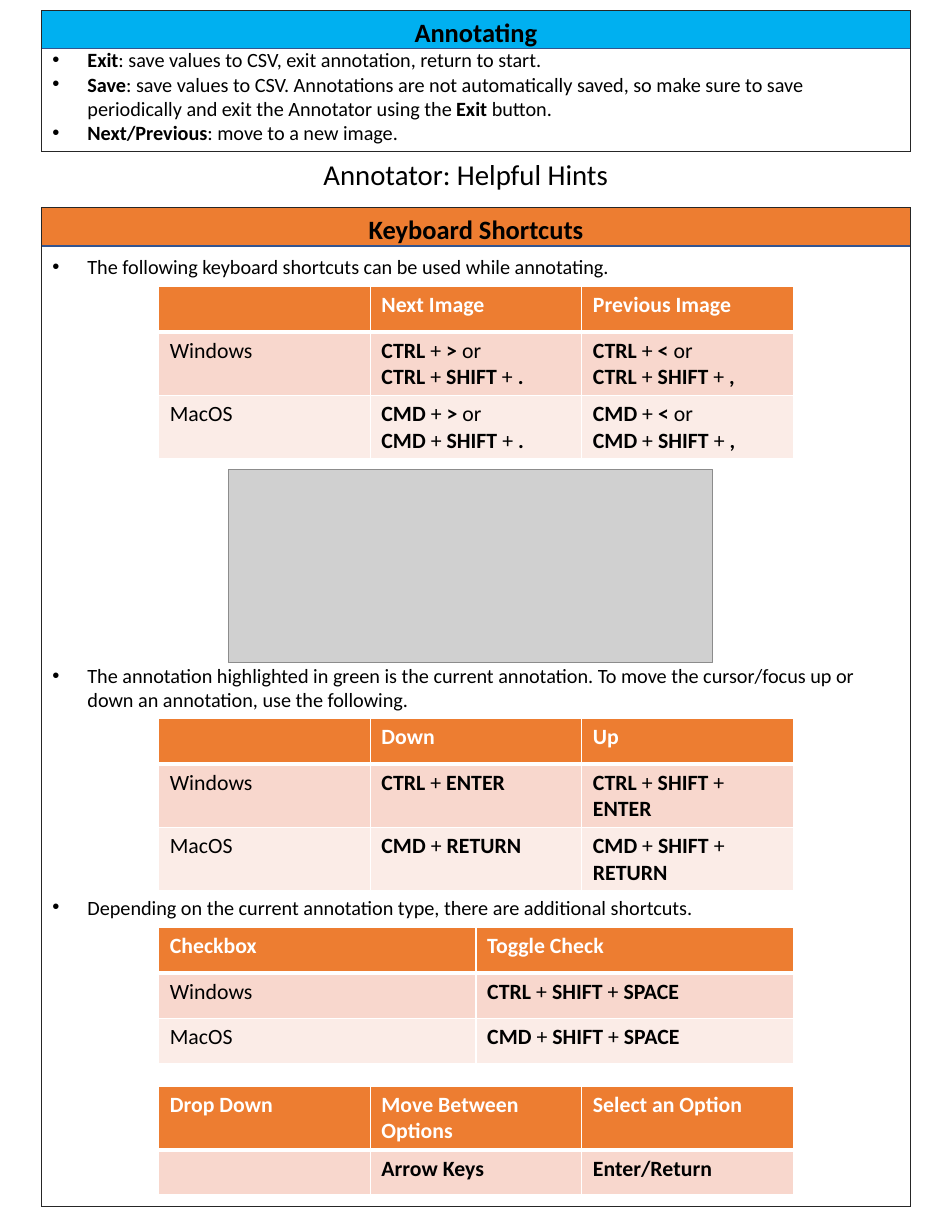
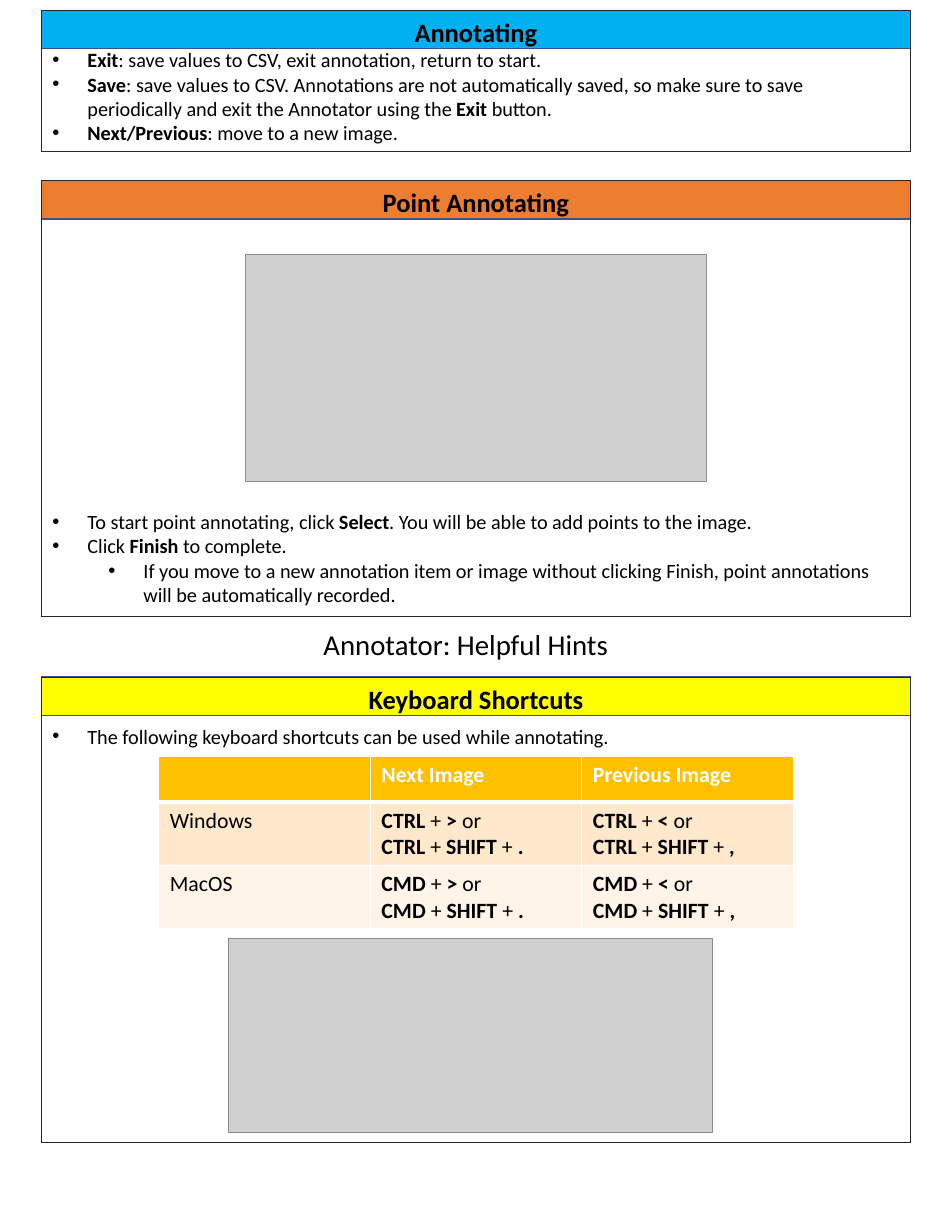
Before and after one commit to aics-int/napari-allencell-annotator, a slide deck: slide 4 of napari_allencell_annotator/assets/AnnotatorInstructions.pptx. Drawn at 952x1232 pixels with LibreOffice and Linux fonts; fonts in the diff are those of the drawing; grey boxes stand for pictures; background and template pictures are left out. Boxes give left, top, right and bottom in pixels: in the first picture for what was removed or moved away, otherwise in the second. Text is boxed around its words. In the diff, an @@ line names an element or a change of style, - is before the commit and + after.

```diff
--- a/napari_allencell_annotator/assets/AnnotatorInstructions.pptx
+++ b/napari_allencell_annotator/assets/AnnotatorInstructions.pptx
@@ rectangle: place and size @@
-rectangle at (41, 207, 911, 245)
+rectangle at (41, 180, 911, 218)
@@ rectangle added at (41, 180, 911, 616), outline #262626 0.75 pt, 13 pt, text #000000 @@
+Point Annotating
+• To start point annotating, click Select. You will be able to add points to the image.
+• Click Finish to complete.
+  • If you move to a new annotation item or image without clicking Finish, point annotations will be automatically recorded.
@@ picture added at (245, 254, 706, 482) @@
@@ rectangle "Keyboard Shortcuts": place and size @@
-rectangle "Keyboard Shortcuts" at (41, 207, 911, 1206)
+rectangle "Keyboard Shortcuts" at (41, 678, 911, 1144)
@@ rectangle added at (41, 678, 911, 716), fill #FFFF00, outline #325491 1 pt @@
@@ text in rectangle at (87, 669, 854, 919): paragraphs removed @@
-• The annotation highlighted in green is the current annotation. To move the cursor/focus up or down an annotation, use the following.
-• Depending on the current annotation type, there are additional shortcuts.
@@ table removed at (159, 719, 794, 892), 3 rows, 3 columns @@
- | Down | Up
-Windows | CTRL + ENTER | CTRL + SHIFT + ENTER
-MacOS | CMD + RETURN | CMD + SHIFT + RETURN
@@ 1 picture, 1 text, 1 table: place and size @@
-1 picture, 1 text, 1 table at (159, 165, 794, 663)
+1 picture, 1 text, 1 table at (159, 635, 794, 1132)
@@ table at (159, 756, 794, 928) @@
@@ fill #ED7D31 to #FFC000 in row 1 @@
@@ fill #F8D7CE to #FFE8CC in row 2 @@
@@ fill #FCECE8 to #FFF4E7 in row 3 @@
@@ table removed at (159, 927, 793, 1064), 3 rows, 2 columns @@
-Checkbox | Toggle Check
-Windows | CTRL + SHIFT + SPACE
-MacOS | CMD + SHIFT + SPACE
@@ table removed at (159, 1086, 794, 1195), 2 rows, 3 columns @@
-Drop Down | Move Between Options | Select an Option
- | Arrow Keys | Enter/Return
```
Also in this commit, not shown: 3 other slides changed, 1 other file.
